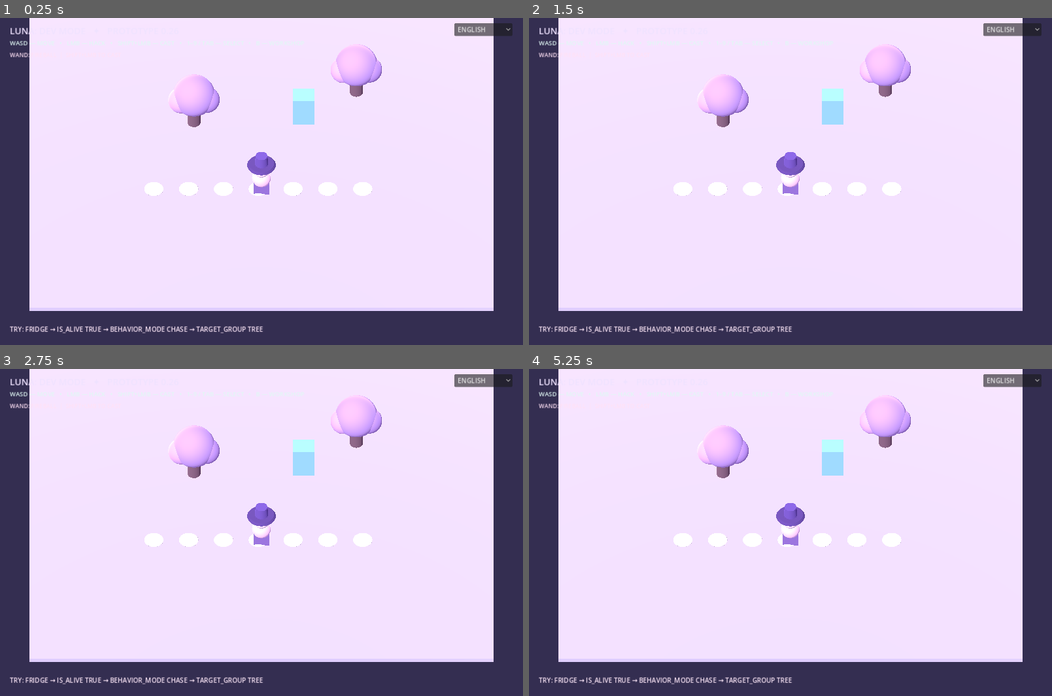
Above: before the commit, frames 1-4 (two rows, left to right).
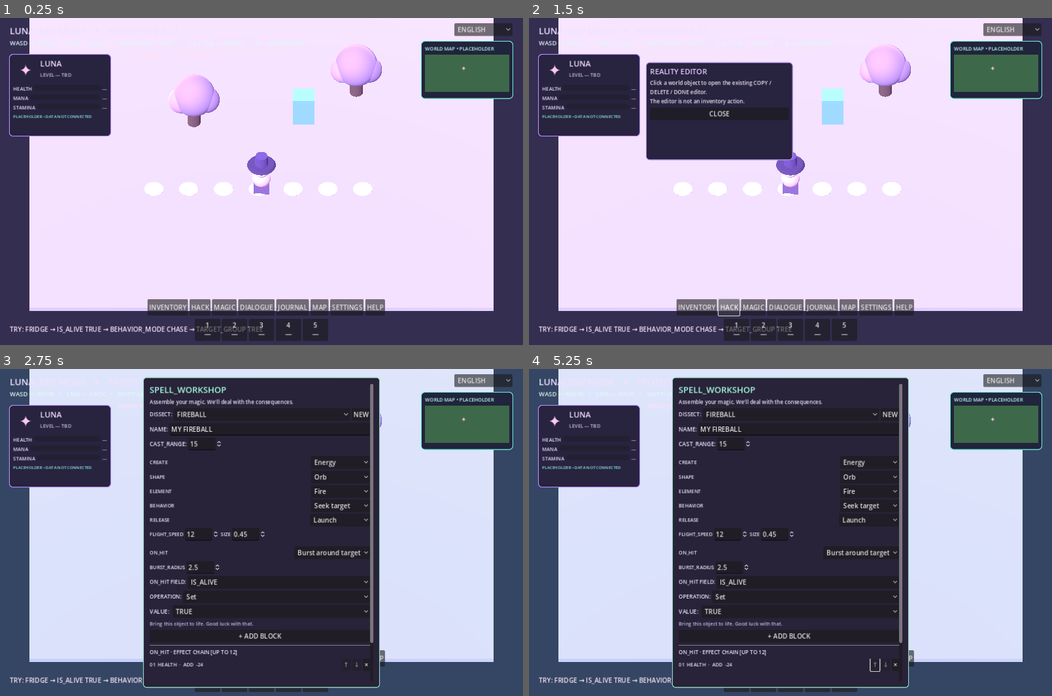
Above: after the commit, the same moments.

Repository: 0ri-space-cat/luna-dev-mode
Game: Godot game, scene res://scenes/main.tscn
The game is run twice, just before and just after one commit, with the same random seed, the same clock (stepped at 60 frames per second) and the same inputs.
Inputs (mouse positions are in pixels of both pictures, inside the frame that each line leads up to):
- Up to frame 1 (0.25 s): no input
- Up to frame 2 (1.5 s): click (696, 305) at 0.5 s, where only the run after the commit has a clickable "INVENTORY"; click (727, 305) at 1.25 s, where only the run after the commit has a clickable "HACK"
- Up to frame 3 (2.75 s): click (224, 656) at 2 s, where only the run after the commit has a clickable "MAGIC"
- Up to frame 4 (5.25 s): click (785, 656) at 2.75 s, where only the run after the commit has a clickable "DIALOGUE"; click (821, 656) at 3.5 s, where only the run after the commit has a clickable "JOURNAL"; click (848, 656) at 4.25 s, where only the run after the commit has a clickable "MAP"; click (874, 656) at 5 s, where only the run after the commit has a clickable "SETTINGS"

The runs differ from the first frame. In frame 1, 11% of the frame differs, in the area x 1-99%, y 7-99%; in frame 2, 19%; in frame 3, 77%; in frame 4, 77%, in the area x 1-99%, y 0-99%.

Commit message:
feat: add asset-ready Luna UI foundation

Diff:
--- /dev/null
+++ b/assets/asset_catalog.json
@@ -0,0 +1,20 @@
+{
+  "schema_version": 1,
+  "assets": {
+    "luna.portrait": {"kind": "texture2d", "path": "res://assets/generated/luna_portrait.png", "fallback": "ui.avatar_placeholder"},
+    "luna.model": {"kind": "packed_scene", "path": "res://assets/generated/luna_character.tscn", "fallback": "character.graybox"},
+    "luna.animations": {"kind": "animation_library", "path": "res://assets/generated/luna_animations.tres", "fallback": "animation.idle_walk_placeholder"},
+    "ui.avatar_placeholder": {"kind": "procedural", "path": "", "fallback": "initials_badge"},
+    "ui.minimap": {"kind": "texture2d", "path": "res://assets/generated/minimap_frame.png", "fallback": "minimap.graybox"},
+    "ui.inventory_frame": {"kind": "texture2d", "path": "res://assets/generated/inventory_frame.png", "fallback": "panel.default"},
+    "ui.hack_frame": {"kind": "texture2d", "path": "res://assets/generated/hack_frame.png", "fallback": "panel.default"},
+    "ui.magic_frame": {"kind": "texture2d", "path": "res://assets/generated/magic_frame.png", "fallback": "panel.default"},
+    "icon.health": {"kind": "texture2d", "path": "res://assets/generated/icon_health.png", "fallback": "symbol.heart"},
+    "icon.mana": {"kind": "texture2d", "path": "res://assets/generated/icon_mana.png", "fallback": "symbol.crystal"},
+    "icon.stamina": {"kind": "texture2d", "path": "res://assets/generated/icon_stamina.png", "fallback": "symbol.boot"},
+    "icon.item_unknown": {"kind": "texture2d", "path": "res://assets/generated/icon_item_unknown.png", "fallback": "symbol.box"},
+    "audio.ui_open": {"kind": "audio_stream", "path": "res://assets/generated/ui_open.ogg", "fallback": "silent"},
+    "audio.ui_confirm": {"kind": "audio_stream", "path": "res://assets/generated/ui_confirm.ogg", "fallback": "silent"},
+    "vfx.hack_selection": {"kind": "packed_scene", "path": "res://assets/generated/hack_selection.tscn", "fallback": "selection.outline"}
+  }
+}
--- a/project.godot
+++ b/project.godot
@@ -1,4 +1,4 @@
-; Godot 4 project: LUNA: DEV MODE — prototype 0.26 (save-format version is independent)
+; Godot 4 project: LUNA: DEV MODE — prototype 0.27 (save-format version is independent)
 config_version=5
 
 [application]
--- /dev/null
+++ b/scripts/core/asset_registry.gd
@@ -0,0 +1,35 @@
+extends RefCounted
+## Central catalog for replaceable art/audio. Missing assets resolve to null so
+## callers can keep their explicit graybox fallbacks.
+const CATALOG_PATH := "res://assets/asset_catalog.json"
+var entries: Dictionary = {}
+var last_error := ""
+
+func load_catalog(path: String = CATALOG_PATH) -> bool:
+	last_error = ""
+	if not FileAccess.file_exists(path):
+		last_error = "Catalog not found: %s" % path
+		return false
+	var parsed: Variant = JSON.parse_string(FileAccess.get_file_as_string(path))
+	if not (parsed is Dictionary) or not (parsed.get("assets", {}) is Dictionary):
+		last_error = "Catalog must contain an assets object"
+		return false
+	entries = parsed["assets"]
+	return true
+
+func get_path(asset_id: String) -> String:
+	var entry: Variant = entries.get(asset_id, {})
+	return str(entry.get("path", "")) if entry is Dictionary else ""
+
+func load_asset(asset_id: String) -> Resource:
+	var path := get_path(asset_id)
+	if path.is_empty() or not ResourceLoader.exists(path):
+		return null
+	return load(path)
+
+func list_ids() -> Array[String]:
+	var result: Array[String] = []
+	for key in entries:
+		result.append(str(key))
+	result.sort()
+	return result
--- a/scripts/core/ui_language.gd
+++ b/scripts/core/ui_language.gd
@@ -67,7 +67,7 @@
 	"ОГНЕННЫЙ ШАР": "FIREBALL",
 	"ЛЕДЯНОЙ ОСКОЛОК": "FROST SHARD",
 	"ИСКРОВОЙ РАЗРЯД": "ARC BOLT",
-	"LUNA: DEV MODE   ✦   ПРОТОТИП 0.26": "LUNA: DEV MODE   ✦   PROTOTYPE 0.26",
+	"LUNA: DEV MODE   ✦   ПРОТОТИП 0.27": "LUNA: DEV MODE   ✦   PROTOTYPE 0.27",
 	"WASD — ходить   •   ЛКМ — взломать   •   Shift+ЛКМ — колдовать   •   1–9 / Tab — выбрать   •   B — конструктор": "WASD — MOVE   •   LMB — HACK   •   SHIFT+LMB — CAST   •   1–9 / TAB — SELECT   •   B — WORKSHOP",
 	"Попробуй: FRIDGE → IS_ALIVE TRUE → BEHAVIOR_MODE CHASE → TARGET_GROUP TREE": "TRY: FRIDGE → IS_ALIVE TRUE → BEHAVIOR_MODE CHASE → TARGET_GROUP TREE",
 	"ДНЕВНИК ЛУНЫ   [J]": "LUNA'S JOURNAL   [J]",
--- /dev/null
+++ b/scripts/luna_shell.gd
@@ -0,0 +1,201 @@
+extends Control
+## Asset-ready HUD shell. Deliberately labels unbound gameplay data as TBD.
+signal panel_requested(panel_id: String)
+var locale := "en"
+var inventory_service
+var world_registry
+var asset_registry
+var avatar_fallback: Label
+var avatar_texture: TextureRect
+var hud_status: Label
+var inventory_text := ""
+var panel: PanelContainer
+var panel_title: Label
+var panel_body: Label
+var buttons: Dictionary = {}
+const PANEL_NAMES := ["INVENTORY", "HACK", "MAGIC", "DIALOGUE", "JOURNAL", "MAP", "SETTINGS", "HELP"]
+
+func _ready() -> void:
+	set_anchors_and_offsets_preset(Control.PRESET_FULL_RECT)
+	_build()
+
+func configure(inventory, world, current_locale: String, assets = null) -> void:
+	inventory_service = inventory
+	world_registry = world
+	locale = current_locale
+	asset_registry = assets
+	_apply_portrait()
+	_refresh_inventory()
+
+func _build() -> void:
+	var hud := PanelContainer.new()
+	hud.position = Vector2(22, 88)
+	hud.custom_minimum_size = Vector2(250, 202)
+	_style(hud, Color("28233e"), Color("b78cff"))
+	add_child(hud)
+	var stack := VBoxContainer.new()
+	hud.add_child(stack)
+	var row := HBoxContainer.new()
+	stack.add_child(row)
+	avatar_fallback = Label.new()
+	avatar_fallback.text = "✦"
+	avatar_fallback.horizontal_alignment = HORIZONTAL_ALIGNMENT_CENTER
+	avatar_fallback.vertical_alignment = VERTICAL_ALIGNMENT_CENTER
+	avatar_fallback.custom_minimum_size = Vector2(62, 62)
+	avatar_fallback.add_theme_font_size_override("font_size", 38)
+	avatar_fallback.add_theme_color_override("font_color", Color("ffc8f0"))
+	row.add_child(avatar_fallback)
+	avatar_texture = TextureRect.new()
+	avatar_texture.custom_minimum_size = Vector2(62, 62)
+	avatar_texture.expand_mode = TextureRect.EXPAND_IGNORE_SIZE
+	avatar_texture.stretch_mode = TextureRect.STRETCH_KEEP_ASPECT_CENTERED
+	avatar_texture.visible = false
+	row.add_child(avatar_texture)
+	var identity := VBoxContainer.new()
+	row.add_child(identity)
+	identity.add_child(_label("LUNA", 19, Color("f5ddff")))
+	identity.add_child(_label("LEVEL — TBD", 12, Color("cbbde1")))
+	for stat in ["HEALTH", "MANA", "STAMINA"]:
+		var stat_row := HBoxContainer.new()
+		stack.add_child(stat_row)
+		stat_row.add_child(_label(stat, 12, Color("e9ddff")))
+		var bar := ProgressBar.new()
+		bar.name = stat + "Slot"
+		bar.custom_minimum_size = Vector2(96, 13)
+		bar.size_flags_horizontal = Control.SIZE_EXPAND_FILL
+		bar.value = 0
+		bar.show_percentage = false
+		bar.tooltip_text = "Gameplay value not connected yet"
+		stat_row.add_child(bar)
+		stat_row.add_child(_label("—", 12, Color("b9abc9")))
+	hud_status = _label("PLACEHOLDER • DATA NOT CONNECTED", 10, Color("8cefe0"))
+	stack.add_child(hud_status)
+
+	var minimap := PanelContainer.new()
+	minimap.set_anchors_preset(Control.PRESET_TOP_RIGHT)
+	minimap.position = Vector2(-250, 56)
+	minimap.custom_minimum_size = Vector2(226, 142)
+	_style(minimap, Color("20243c"), Color("6ce4d3"))
+	add_child(minimap)
+	var map_box := VBoxContainer.new()
+	minimap.add_child(map_box)
+	map_box.add_child(_label("WORLD MAP • PLACEHOLDER", 12, Color("bffcf0")))
+	var map_view := ColorRect.new()
+	map_view.custom_minimum_size = Vector2(196, 92)
+	map_view.color = Color("3d694a")
+	map_view.mouse_filter = Control.MOUSE_FILTER_IGNORE
+	map_box.add_child(map_view)
+	var marker := Label.new()
+	marker.text = "✦"
+	marker.position = Vector2(88, 24)
+	marker.add_theme_color_override("font_color", Color("ffb6e2"))
+	map_view.add_child(marker)
+
+	var quickbar := HBoxContainer.new()
+	quickbar.set_anchors_preset(Control.PRESET_CENTER_BOTTOM)
+	quickbar.position = Vector2(-210, -64)
+	quickbar.custom_minimum_size = Vector2(420, 48)
+	quickbar.alignment = BoxContainer.ALIGNMENT_CENTER
+	add_child(quickbar)
+	for i in range(1, 6):
+		var slot := Button.new()
+		slot.text = "%d\n—" % i
+		slot.custom_minimum_size = Vector2(62, 46)
+		slot.tooltip_text = "Quick slot placeholder; assignment is not implemented"
+		quickbar.add_child(slot)
+
+	var nav := HBoxContainer.new()
+	nav_fix(nav)
+	for panel_id in PANEL_NAMES:
+		var button := Button.new()
+		button.text = panel_id
+		button.pressed.connect(_open_panel.bind(panel_id))
+		nav.add_child(button)
+		buttons[panel_id] = button
+	var inventory_layout := VBoxContainer.new()
+	panel = PanelContainer.new()
+	panel.position = Vector2(286, 108)
+	panel.custom_minimum_size = Vector2(360, 240)
+	panel.visible = false
+	_style(panel, Color("28233e"), Color("aa8ae0"))
+	add_child(panel)
+	panel.add_child(inventory_layout)
+	panel_title = _label("", 18, Color("e4caff"))
+	inventory_layout.add_child(panel_title)
+	panel_body = _label("", 13, Color("eee5f6"))
+	panel_body.autowrap_mode = TextServer.AUTOWRAP_WORD_SMART
+	inventory_layout.add_child(panel_body)
+	var close := Button.new()
+	close.text = "CLOSE"
+	close.pressed.connect(func(): panel.visible = false)
+	inventory_layout.add_child(close)
+	_refresh_inventory()
+
+func nav_fix(nav: HBoxContainer) -> void:
+	nav.set_anchors_and_offsets_preset(Control.PRESET_BOTTOM_WIDE, Control.PRESET_MODE_MINSIZE)
+	nav.position = Vector2(12, -112)
+	nav.custom_minimum_size.y = 40
+	nav.alignment = BoxContainer.ALIGNMENT_CENTER
+	add_child(nav)
+
+func _open_panel(panel_id: String) -> void:
+	if panel_id == "INVENTORY":
+		_refresh_inventory()
+		panel_title.text = "BACKPACK • ENTITY ITEMS"
+		panel_body.text = inventory_text
+	elif panel_id == "HACK":
+		panel_title.text = "REALITY EDITOR"
+		panel_body.text = "Click a world object to open the existing COPY / DELETE / DONE editor.\nThe editor is not an inventory action."
+	elif panel_id == "MAGIC":
+		panel.visible = false
+		panel_requested.emit(panel_id)
+		return
+	elif panel_id == "JOURNAL":
+		panel.visible = false
+		panel_requested.emit(panel_id)
+		return
+	else:
+		panel_title.text = panel_id + " • FOUNDATION"
+		panel_body.text = "Visual and interaction slot prepared.\nThis feature is not implemented yet."
+	panel.visible = true
+
+func _apply_portrait() -> void:
+	if asset_registry == null or not is_instance_valid(avatar_texture):
+		return
+	var portrait: Resource = asset_registry.load_asset("luna.portrait")
+	if portrait is Texture2D:
+		avatar_texture.texture = portrait
+		avatar_texture.visible = true
+		avatar_fallback.visible = false
+
+func _refresh_inventory() -> void:
+	if inventory_service == null or world_registry == null:
+		inventory_text = "Inventory service unavailable."
+		return
+	var items: Array[String] = inventory_service.list_items("luna")
+	if items.is_empty():
+		inventory_text = "No carried entities.\n\nSlot grid: visual placeholder.\nPickup / drop controls are not connected to this panel."
+		return
+	var lines := PackedStringArray(["Carried entities (%d):" % items.size()])
+	for item_id in items:
+		var item: Node = world_registry.get_entity(item_id)
+		var category := str(item.record.category) if item != null and item.get("record") != null else "ENTITY"
+		lines.append("□  %s  •  %s" % [item_id, category.to_upper()])
+	lines.append("\nSelection/use/drop UI is not implemented yet.")
+	inventory_text = "\n".join(lines)
+
+func _label(value: String, size: int, color: Color) -> Label:
+	var label := Label.new()
+	label.text = value
+	label.add_theme_font_size_override("font_size", size)
+	label.add_theme_color_override("font_color", color)
+	return label
+
+func _style(control: Control, background: Color, outline: Color) -> void:
+	var style := StyleBoxFlat.new()
+	style.bg_color = background
+	style.border_color = outline
+	style.set_border_width_all(2)
+	style.set_corner_radius_all(9)
+	style.set_content_margin_all(10)
+	control.add_theme_stylebox_override("panel", style)
--- a/scripts/main.gd
+++ b/scripts/main.gd
@@ -28,6 +28,8 @@
 const ArcaneLink = preload("res://scripts/spells/arcane_link.gd")
 const ArcaneGrammar = preload("res://scripts/core/arcane_grammar.gd")
 const UiLanguage = preload("res://scripts/core/ui_language.gd")
+const LunaShell = preload("res://scripts/luna_shell.gd")
+const AssetRegistry = preload("res://scripts/core/asset_registry.gd")
 
 var ui_language = UiLanguage.new()
 var ui_layer: CanvasLayer
@@ -70,10 +72,15 @@
 var save_status_label: Label
 var _autosave_elapsed := 0.0
 var _save_message_seconds := 0.0
+var asset_registry
+var luna_shell
 const AUTO_SAVE_INTERVAL := 30.0
 
 
 func _ready() -> void:
+	asset_registry = AssetRegistry.new()
+	if not asset_registry.load_catalog():
+		push_warning("Asset catalog unavailable; graybox fallbacks remain active: %s" % asset_registry.last_error)
 	parameter_registry = ParameterRegistry.new()
 	command_processor = CommandProcessor.new()
 	world_registry = WorldRegistry.new()
@@ -315,6 +322,10 @@
 	luna.surface_service = surface_field_service
 	luna.position = Vector3(0, 0.1, 3.3)
 	add_child(luna)
+	var luna_model: Resource = asset_registry.load_asset("luna.model")
+	if luna_model is PackedScene:
+		if not luna.apply_visual_scene(luna_model):
+			push_warning("Luna model asset has an incompatible root; using graybox")
 	world_registry.register_entity("luna", luna, "LUNA")
 
 
@@ -515,7 +526,7 @@
 	layer.add_child(pause_tint)
 
 	var header := Label.new()
-	header.text = "LUNA: DEV MODE   ✦   ПРОТОТИП 0.26"
+	header.text = "LUNA: DEV MODE   ✦   ПРОТОТИП 0.27"
 	header.position = Vector2(24, 16)
 	header.add_theme_font_size_override("font_size", 22)
 	header.add_theme_color_override("font_color", Color("efe2ff"))
@@ -540,7 +551,7 @@
 	layer.add_child(instructions)
 
 	spell_hint_label = Label.new()
-	spell_hint_label.position = Vector2(24, 80)
+	spell_hint_label.position = Vector2(290, 80)
 	spell_hint_label.add_theme_font_size_override("font_size", 14)
 	spell_hint_label.add_theme_color_override("font_color", Color("ffe1f5"))
 	layer.add_child(spell_hint_label)
@@ -603,11 +614,30 @@
 	spell_workshop_panel.closed.connect(_close_workshop)
 	spell_workshop_panel.spell_created.connect(_on_custom_spell_created)
 	_refresh_language()
+	luna_shell = LunaShell.new()
+	luna_shell.name = "LunaAssetReadyShell"
+	layer.add_child(luna_shell)
+	luna_shell.configure(inventory_service, world_registry, ui_language.locale, asset_registry)
+	luna_shell.panel_requested.connect(_on_shell_panel_requested)
+	luna_shell.move_to_front()
+	# Keep existing controls reachable above the shell's decorative HUD.
+	journal_panel.move_to_front()
+	spell_workshop_panel.move_to_front()
+	editor.move_to_front()
+	language_choice.move_to_front()
 
 
 func _on_language_selected(index: int) -> void:
 	ui_language.set_locale("en" if index == 0 else "ru")
 	_refresh_language()
+	if is_instance_valid(luna_shell):
+		luna_shell.locale = ui_language.locale
+
+func _on_shell_panel_requested(panel_id: String) -> void:
+	if panel_id == "MAGIC":
+		_open_workshop()
+	elif panel_id == "JOURNAL":
+		_toggle_journal()
 
 
 func _refresh_language() -> void:
--- a/scripts/player_controller.gd
+++ b/scripts/player_controller.gd
@@ -45,6 +45,21 @@
 		visual_root.rotation.y = lerp_angle(visual_root.rotation.y, atan2(-direction.x, -direction.y), minf(delta * 10.0, 1.0))
 
 
+func apply_visual_scene(scene: PackedScene) -> bool:
+	if scene == null:
+		return false
+	var instance: Node = scene.instantiate()
+	if not (instance is Node3D):
+		instance.queue_free()
+		return false
+	if is_instance_valid(visual_root):
+		visual_root.queue_free()
+	visual_root = instance
+	visual_root.name = "AssetAppearance"
+	add_child(visual_root)
+	return true
+
+
 func _material(color: Color) -> StandardMaterial3D:
 	var result := StandardMaterial3D.new()
 	result.albedo_color = color
--- /dev/null
+++ b/tests/test_asset_ui_foundation.gd
@@ -0,0 +1,28 @@
+extends SceneTree
+
+const AssetRegistry = preload("res://scripts/core/asset_registry.gd")
+const LunaShell = preload("res://scripts/luna_shell.gd")
+
+func _initialize() -> void:
+	call_deferred("_run")
+
+func _run() -> void:
+	var registry := AssetRegistry.new()
+	assert(registry.load_catalog())
+	assert(registry.list_ids().size() >= 12)
+	assert(registry.get_path("luna.portrait") == "res://assets/generated/luna_portrait.png")
+	assert(registry.load_asset("luna.portrait") == null)
+	assert(registry.get_path("unknown.asset").is_empty())
+	var shell := LunaShell.new()
+	root.add_child(shell)
+	await process_frame
+	assert(shell.find_child("HEALTHSlot", true, false) != null)
+	assert(shell.find_child("MANASlot", true, false) != null)
+	assert(shell.find_child("STAMINASlot", true, false) != null)
+	for panel_id in ["INVENTORY", "HACK", "MAGIC", "DIALOGUE", "JOURNAL", "MAP", "SETTINGS", "HELP"]:
+		assert(shell.buttons.has(panel_id))
+	shell.queue_free()
+	await process_frame
+	await process_frame
+	print("PASS: asset catalog fallbacks and asset-ready UI slots")
+	quit()
Not shown, changed: docs/18_VISUAL_DIRECTION_AND_LOCALIZATION.md
Not shown, changed: docs/20_IMPLEMENTATION_MATRIX.md
Not shown, added: docs/27_ASSET_READY_UI_FOUNDATION.md
